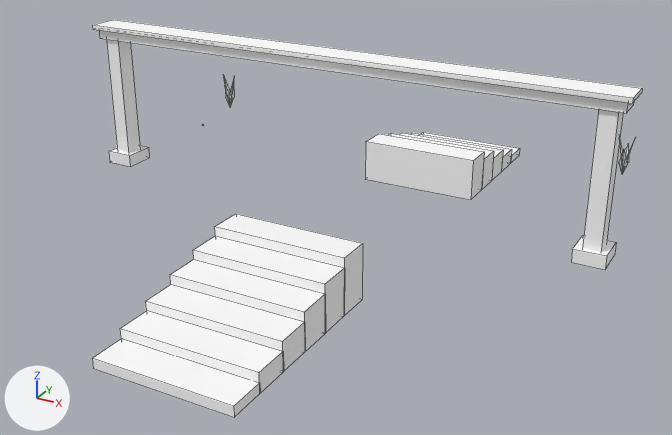
The OBJ model Games/GuruttoWorld/Assets/Models/GuidanceLab/City3B/Baked/Block-1-1.obj, before and after one commit.
One viewpoint serves both versions: a 50 mm lens placed at (12.0, 18.4, 12.1), pointed at (-0.1, 40.4, 1.0). Every picture has the same lights, and +X, +Y and +Z are marked at lower left. The older version comes first. Mesh edges are drawn as thin lines. Where no turn or scale is listed for an object, it has been applied to the vertices. Vertices at exactly the same position are counted once.

In view in the first picture: 'Block-1-1'.
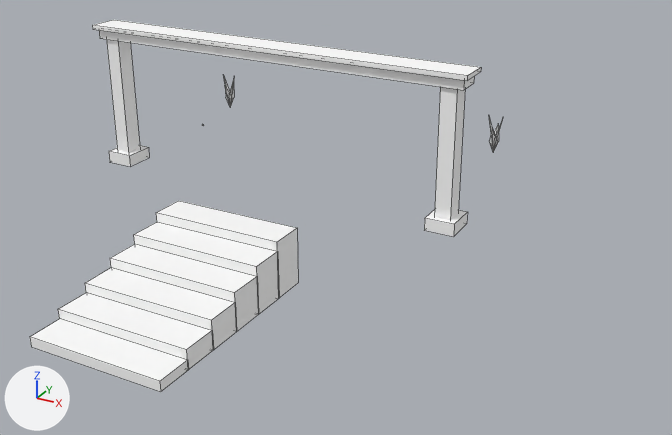
The newer file is also turned or shifted as a whole; pictures and numbers use the older file's frame.

Where the change shows, as pixel boxes (x1, y1, x2, y2) in the pictures (672 x 435 px; the box of a moved part takes in the faces that stretch with it):
'Block-1-1', reshaped (14% narrower, 6% shorter): before (92, 20, 642, 417); after (30, 20, 503, 392)
part 1 of me_block_1_1, moved or reshaped: before (92, 339, 260, 417); after (30, 319, 189, 392)
part 2 of me_block_1_1, moved or reshaped: before (120, 311, 284, 394); after (58, 293, 214, 370)
part 3 of me_block_1_1, moved or reshaped: before (145, 285, 305, 372); after (85, 268, 237, 349)
part 4 of me_block_1_1, moved or reshaped: before (170, 260, 326, 352); after (110, 244, 259, 332)
part 5 of me_block_1_1, moved or reshaped: before (193, 237, 345, 333); after (133, 222, 279, 315)
part 6 of me_block_1_1, moved or reshaped: before (214, 214, 363, 316); after (156, 201, 298, 298)
part 7 of me_block_1_1, moved or reshaped: before (571, 235, 616, 270); after (424, 210, 468, 237)
part 8 of me_block_1_1, moved or reshaped: before (582, 109, 623, 252); after (434, 87, 465, 220)
part 9 of me_block_1_1, moved or reshaped: before (619, 139, 635, 174); after (489, 118, 503, 152)
part 10 of me_block_1_1, deleted: before (411, 133, 512, 172)
part 11 of me_block_1_1, deleted: before (365, 134, 484, 200)
part 12 of me_block_1_1, deleted: before (421, 132, 520, 163)
part 13 of me_block_1_1, deleted: before (389, 133, 494, 189)
part 14 of me_block_1_1, deleted: before (399, 133, 503, 180)
part 15 of me_block_1_1, moved or reshaped: before (92, 20, 642, 113); after (92, 20, 481, 90)

The change, as a list of edits to the scene's bpy script:
```text
Change me_block_1_1:
    used by ob_block_1_1; location = (0.0, 0.0, 0.0)
    verts and faces of me_block_1_1; kept vertices keep their numbers, new ones are numbered from 187
    before: 64 (7.9, 39.7, 6.0), 67 (7.9, 39.7, 5.7) at pixel (626, 113), 69 (7.9, 40.3, 6.0), 70 (7.9, 40.3, 5.7) at pixel (633, 105), 128 (8.1, 39.5, 6.1) at pixel (633, 98)
    before: 131 (8.1, 39.5, 5.9) at pixel (632, 103), 133 (8.1, 40.5, 6.1) at pixel (642, 88), 134 (8.1, 40.5, 5.9) at pixel (641, 92)
    remove me_block_1_1.from_pydata(...)  # 187 vertices, 162 faces; spans x -8.1..8.1, y 32.0..51.0, z 0.0..6.1
    add me_block_1_1.from_pydata(...)  # 147 vertices, 132 faces; spans x -8.1..4.1, y 32.0..45.3, z 0.0..6.1
    me_block_1_1 part 1: the loose piece of 8 vertices spanning x -2.0..2.0, y 32.0..33.0, z 0.0..0.3 is moved by (-2.0, 0.0, 0.0)
    me_block_1_1 part 2: the loose piece of 8 vertices spanning x -2.0..2.0, y 33.0..34.0, z 0.0..0.6 is moved by (-2.0, 0.0, 0.0)
    me_block_1_1 part 3: the loose piece of 8 vertices spanning x -2.0..2.0, y 34.0..35.0, z 0.0..0.8 is moved by (-2.0, 0.0, 0.0)
    me_block_1_1 part 4: the loose piece of 8 vertices spanning x -2.0..2.0, y 35.0..36.0, z 0.0..1.1 is moved by (-2.0, 0.0, 0.0)
    me_block_1_1 part 5: the loose piece of 8 vertices spanning x -2.0..2.0, y 36.0..37.0, z 0.0..1.4 is moved by (-2.0, 0.0, 0.0)
    me_block_1_1 part 6: the loose piece of 8 vertices spanning x -2.0..2.0, y 37.0..38.0, z 0.0..1.7 is moved by (-2.0, 0.0, 0.0)
    me_block_1_1 part 7: the loose piece of 8 vertices spanning x 7.1..7.9, y 39.5..40.5, z 1.7..2.0 is moved by (-4.0, 0.0, 0.0)
    me_block_1_1 part 8: the loose piece of 8 vertices spanning x 7.3..7.7, y 39.7..40.3, z 1.7..5.8 is moved by (-4.0, 0.0, 0.0)
    me_block_1_1 part 9: the loose piece of 13 vertices spanning x 6.8..7.2, y 44.7..45.3, z 2.2..3.4 is moved by (-4.0, 0.0, 0.0)
    me_block_1_1 part 10: the loose piece of 8 vertices spanning x -2.0..2.0, y 49.0..50.0, z 0.0..0.6 is deleted
    me_block_1_1 part 11: the loose piece of 8 vertices spanning x -2.0..2.0, y 46.0..47.0, z 0.0..1.4 is deleted
    me_block_1_1 part 12: the loose piece of 8 vertices spanning x -2.0..2.0, y 50.0..51.0, z 0.0..0.3 is deleted
    me_block_1_1 part 13: the loose piece of 8 vertices spanning x -2.0..2.0, y 47.0..48.0, z 0.0..1.1 is deleted
    me_block_1_1 part 14: the loose piece of 8 vertices spanning x -2.0..2.0, y 48.0..49.0, z 0.0..0.8 is deleted
    me_block_1_1 part 15
    add for i in [64, 67, 69, 70, 128, 131, 133, 134]: verts[i] += (-4.0, 0.0, 0.0)
```
